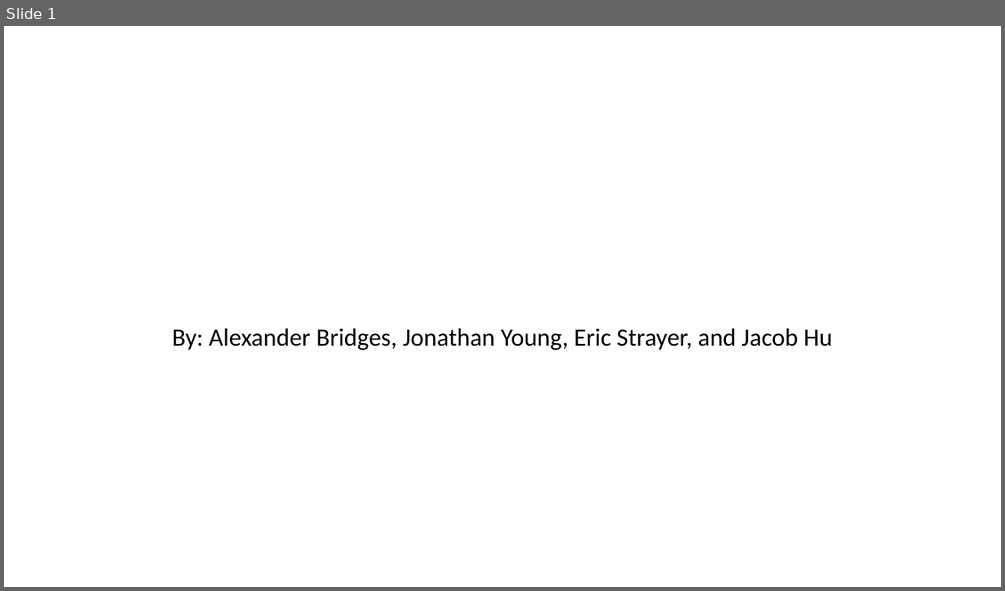
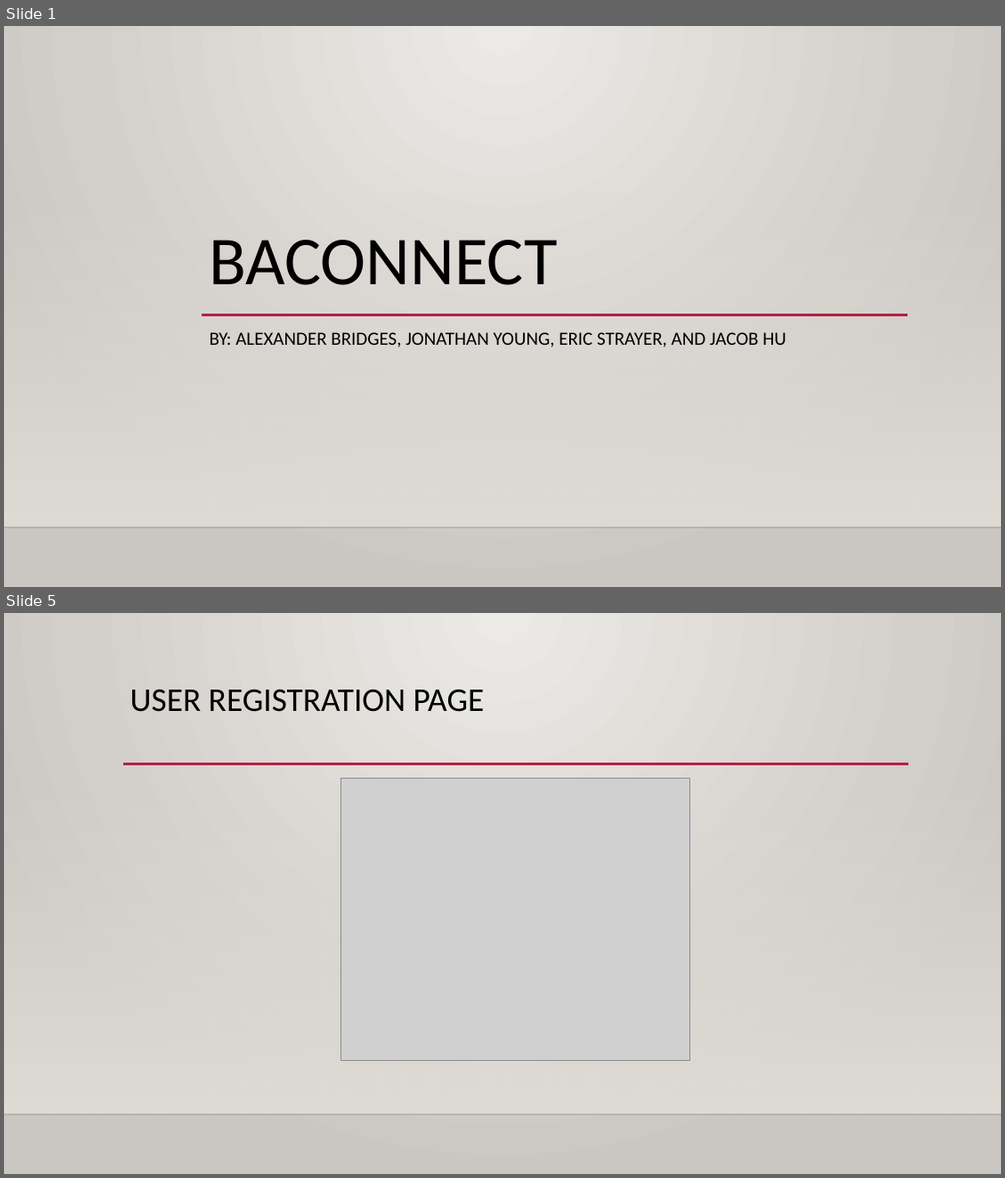
Before and after one commit to acb5649/BAConnect, a slide deck: Course Project Presentation 1.pptx. Shown one above the other, each under a label of ours: slide 1 before the commit, slides 1 and 5 after it; the slides between them are not shown. The pictures are 1005x591 and 1005x1178 pixels, drawn with LibreOffice and Linux fonts; fonts in the diff are those of the drawing; grey boxes stand for pictures; background and template pictures are left out. Boxes give left, top, right and bottom in pixels: in the first picture for what was removed or moved away, otherwise in the second. Text is boxed around its words. In the diff, an @@ line names an element or a change of style, - is before the commit and + after.

```diff
--- a/Course Project Presentation 1.pptx
+++ b/Course Project Presentation 1.pptx
@@ slide 5 added at bbox=[4, 613, 1001, 1174], background gradient #ECEAE7 to #CAC7C1; not listed: 2 template elements that a slide beside it also shows @@
@@ title added at bbox=[130, 689, 485, 712], 32 pt, text #000000 @@
+USER REGISTRATION PAGE
@@ line added from (123, 764) to (909, 764), #B71E42 2.5 pt @@
@@ picture added at bbox=[341, 778, 689, 1060] @@
@@ slide 1 changed as well @@
@@ background #FFFFFF to gradient #ECEAE7 to #CAC7C1 @@
@@ rectangle added at bbox=[4, 192, 1001, 527], fill gradient #DFDBD5 @@
@@ title added at bbox=[210, 240, 558, 285], 66 pt, text #000000 @@
+BACONNECT
@@ line added from (202, 314) to (908, 314), #B71E42 2.5 pt @@
@@ subtitle at bbox=[210, 332, 786, 347]: text changed; size 24 to 18 pt @@
-By: Alexander Bridges, Jonathan Young, Eric Strayer, and Jacob Hu
+BY: ALEXANDER BRIDGES, JONATHAN YOUNG, ERIC STRAYER, AND JACOB HU
@@ line added from (4, 527) to (1001, 527), #000001 1 pt @@
```
Also in this commit, not shown: 4 other slides changed, 1 other slide added, 1 other file.
